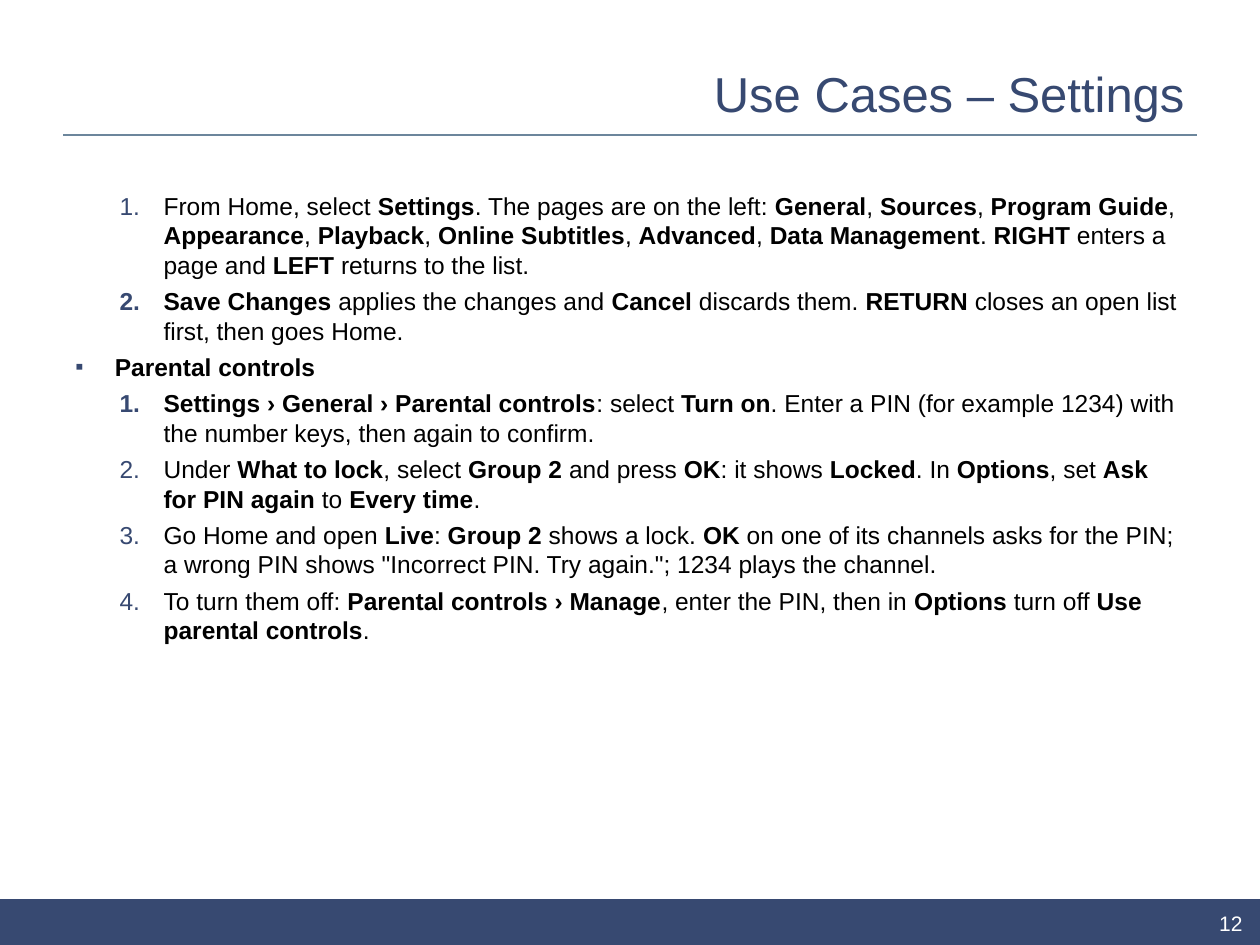
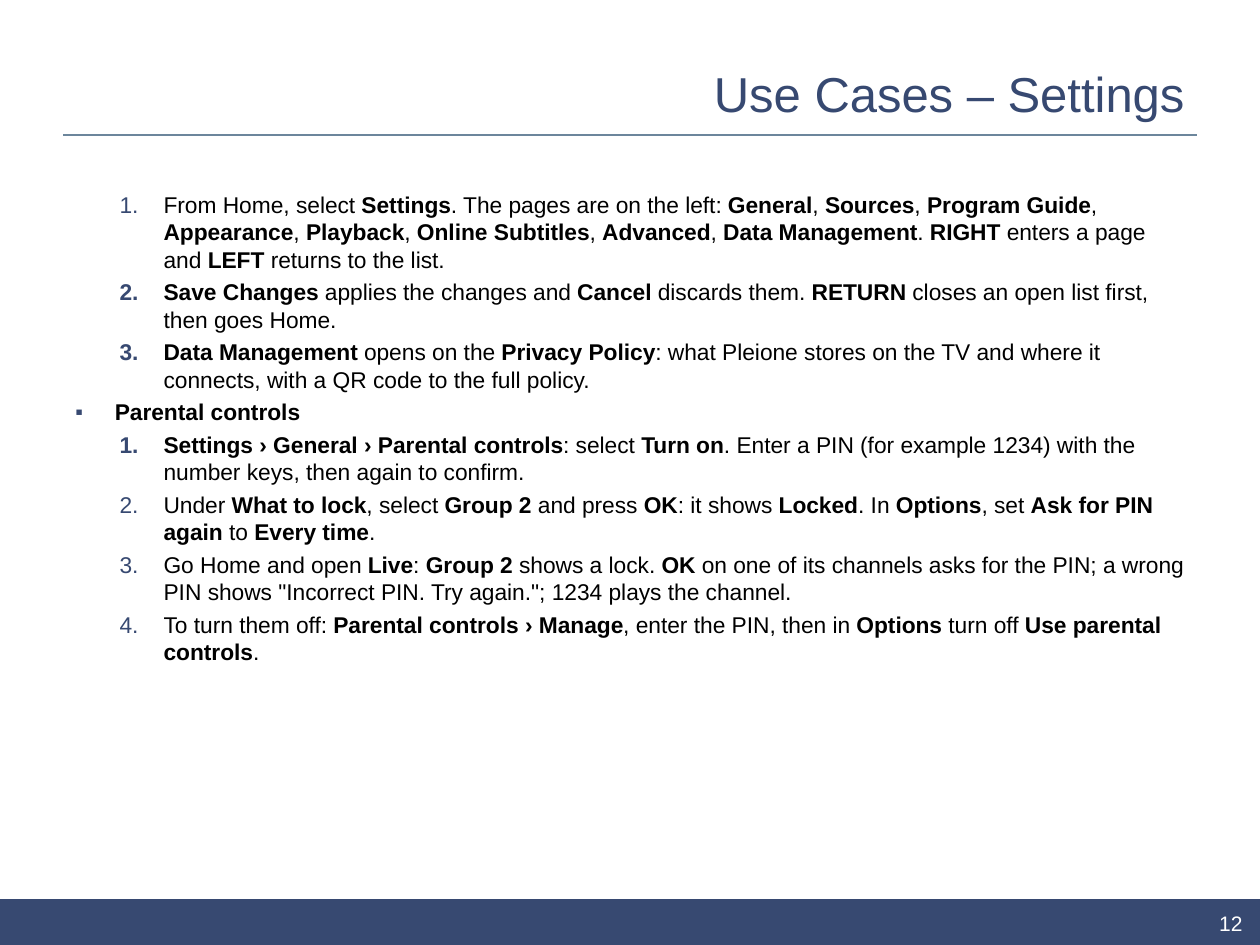
Before and after one commit to ahmedsaed/pleione, a slide deck: slide 12 of store/samsung/ui-description.pptx. Drawn at 1260x945 pixels with LibreOffice and Linux fonts; fonts in the diff are those of the drawing; background and template pictures are left out. Boxes give left, top, right and bottom in pixels: in the first picture for what was removed or moved away, otherwise in the second. Text is boxed around its words. In the diff, an @@ line names an element or a change of style, - is before the commit and + after.

```diff
--- a/store/samsung/ui-description.pptx
+++ b/store/samsung/ui-description.pptx
@@ text at [115,196,1184,661]: size 14 to 13 pt in "From Home, select Settings. The pages are ...", "Save Changes applies the changes and Cancel ...", "Parental controls", "Settings › General › Parental controls: select ..." and 3 more places; less space between paragraphs @@
@@ text at [164,343,1100,393]: paragraph added @@
+  3. Data Management opens on the Privacy Policy: what Pleione stores on the TV and where it connects, with a QR code to the full policy.
```
Also in this commit, not shown: 3 other slides changed, 2 slides added, 4 other files.
